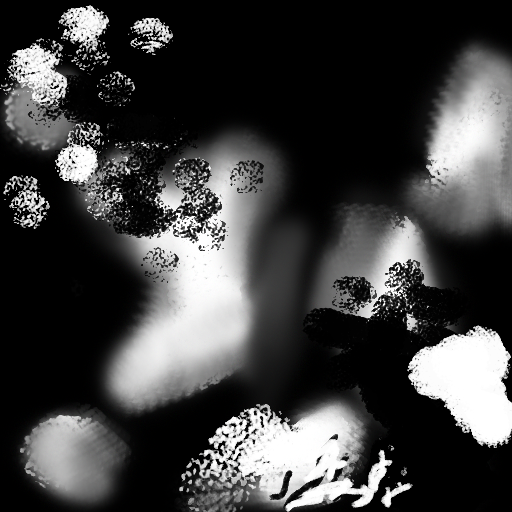
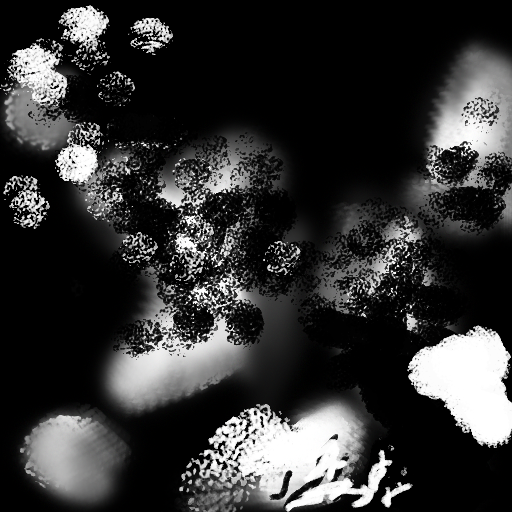
The second 512 × 512 image is a revision of the first. Changes to its layers:
painted on "Layer 2" over bbox(106, 97, 512, 360)
